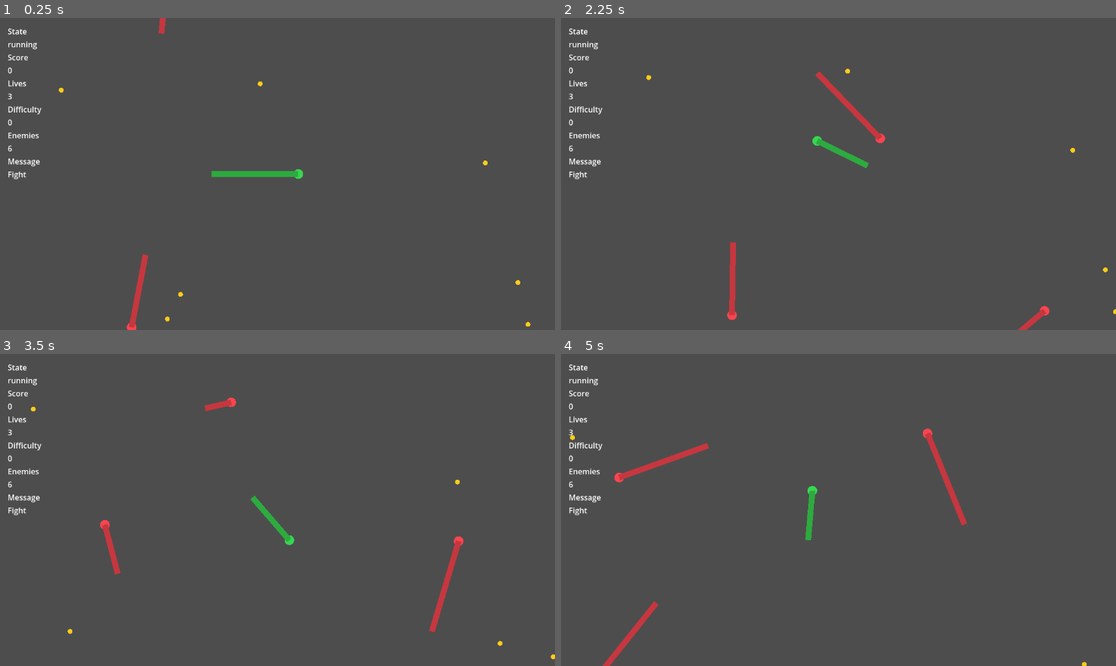
Above: before the commit, frames 1-4 (two rows, left to right).
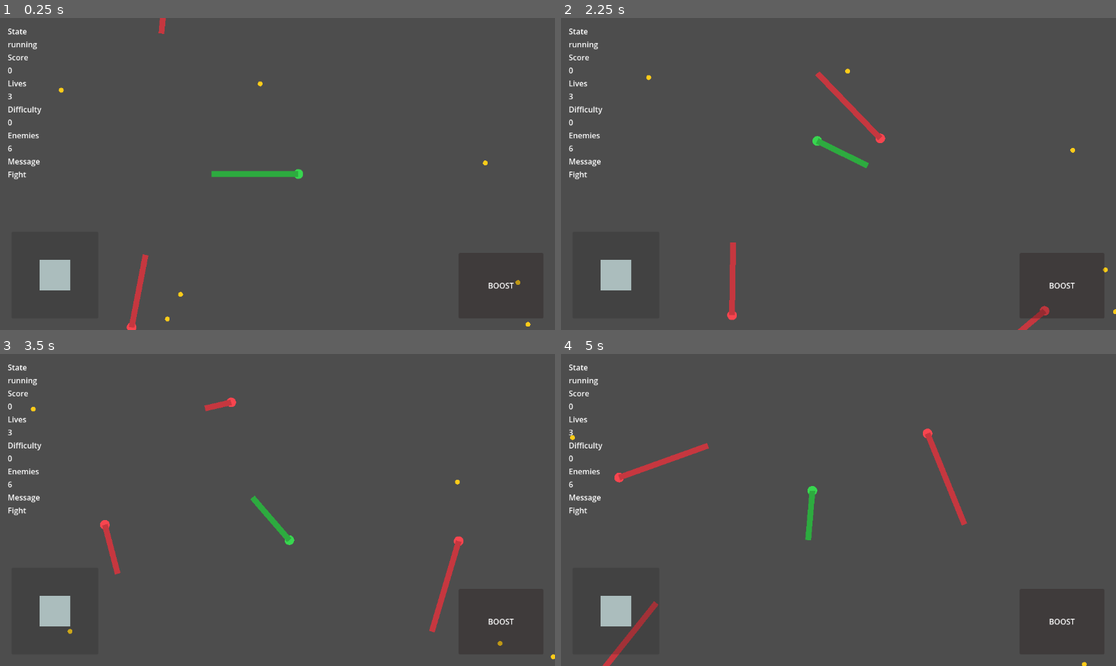
Above: after the commit, the same moments.

Repository: Jlu-waterbrother/snake_combat
Game: Godot game, scene res://scenes/main/main.tscn
Two runs of this game, one before a commit and one after it. Both use one fixed random seed, a clock stepped at 60 frames per second and the inputs below.
Inputs (mouse positions are in pixels of both pictures, inside the frame that each line leads up to):
- Up to frame 1 (0.25 s): no input
- Up to frame 2 (2.25 s): tap Enter at 0.5 s; move the mouse to (960, 158) at 0.52 s; hold D (turn_right) 0.53-1.25 s; hold Shift (boost) 0.53-1.25 s; click (960, 158) at 0.67 s; drag from (727, 189) to (755, 39) at 1.27 s; move the mouse to (894, 105) at 2.02 s; hold D (turn_right) from 2.03 s (still down); hold Shift (boost) from 2.03 s (still down)
- Up to frame 3 (3.5 s): release D (turn_right) at 2.75 s; release Shift (boost) at 2.75 s; drag from (249, 572) to (177, 647) at 2.77 s
- Up to frame 4 (5 s): move the mouse to (1005, 556) at 3.52 s; hold A (turn_left) 3.53-4.25 s; hold Shift (boost) 3.53-4.25 s; drag from (672, 463) to (649, 372) at 4.27 s

The runs differ from the first frame. In frame 1, 0.6% of the frame differs, in the area x 7-94%, y 77-88%; in frame 2, 0.7%; in frame 3, 0.6%; in frame 4, 0.8%, in the area x 7-93%, y 77-97%.

Commit message:
feat: 增加移动端摇杆与加速触控预留（Round 11）
- 新增虚拟摇杆区域并映射转向输入
- 新增加速触控区域映射 boost 动作
- Main 场景接入 MobileControls，触屏设备自动启用

Co-authored-by: Copilot <223556219+Copilot@users.noreply.github.com>

Diff:
--- a/scenes/main/main.tscn
+++ b/scenes/main/main.tscn
@@ -1,8 +1,9 @@
-[gd_scene load_steps=4 format=3]
+[gd_scene load_steps=5 format=3]
 
 [ext_resource type="Script" path="res://scripts/main/main.gd" id="1"]
 [ext_resource type="PackedScene" path="res://scenes/world/world.tscn" id="2"]
 [ext_resource type="PackedScene" path="res://scenes/ui/hud.tscn" id="3"]
+[ext_resource type="PackedScene" path="res://scenes/ui/mobile_controls.tscn" id="4"]
 
 [node name="Main" type="Node"]
 script = ExtResource("1")
@@ -10,3 +11,5 @@
 [node name="World" parent="." instance=ExtResource("2")]
 
 [node name="HUD" parent="." instance=ExtResource("3")]
+
+[node name="MobileControls" parent="." instance=ExtResource("4")]
--- /dev/null
+++ b/scenes/ui/mobile_controls.tscn
@@ -0,0 +1,48 @@
+[gd_scene load_steps=2 format=3]
+
+[ext_resource type="Script" path="res://scripts/ui/mobile_controls.gd" id="1"]
+
+[node name="MobileControls" type="CanvasLayer"]
+script = ExtResource("1")
+layer = 3
+
+[node name="JoystickZone" type="Panel" parent="."]
+anchor_top = 1.0
+anchor_bottom = 1.0
+offset_left = 24.0
+offset_top = -204.0
+offset_right = 204.0
+offset_bottom = -24.0
+self_modulate = Color(1, 1, 1, 0.35)
+
+[node name="Knob" type="ColorRect" parent="JoystickZone"]
+offset_left = 58.0
+offset_top = 58.0
+offset_right = 122.0
+offset_bottom = 122.0
+color = Color(0.85, 0.95, 0.95, 0.7)
+
+[node name="BoostZone" type="Panel" parent="."]
+anchor_left = 1.0
+anchor_top = 1.0
+anchor_right = 1.0
+anchor_bottom = 1.0
+offset_left = -200.0
+offset_top = -160.0
+offset_right = -24.0
+offset_bottom = -24.0
+self_modulate = Color(1, 0.4, 0.4, 0.45)
+
+[node name="BoostLabel" type="Label" parent="BoostZone"]
+anchors_preset = 8
+anchor_left = 0.5
+anchor_top = 0.5
+anchor_right = 0.5
+anchor_bottom = 0.5
+offset_left = -28.0
+offset_top = -14.0
+offset_right = 28.0
+offset_bottom = 14.0
+text = "BOOST"
+horizontal_alignment = 1
+vertical_alignment = 1
--- /dev/null
+++ b/scripts/ui/mobile_controls.gd
@@ -0,0 +1,101 @@
+extends CanvasLayer
+
+@export var joystick_radius: float = 76.0
+@export var deadzone: float = 0.18
+
+@onready var joystick_zone: Control = $JoystickZone
+@onready var joystick_knob: Control = $JoystickZone/Knob
+@onready var boost_zone: Control = $BoostZone
+
+var _joystick_touch_id: int = -1
+var _boost_touch_id: int = -1
+var _turn_input: float = 0.0
+var _boosting: bool = false
+var _controls_enabled: bool = false
+var _pressed_left: bool = false
+var _pressed_right: bool = false
+var _pressed_boost: bool = false
+
+func _ready() -> void:
+	_controls_enabled = DisplayServer.is_touchscreen_available()
+	visible = _controls_enabled
+	_reset_knob()
+
+func _unhandled_input(event: InputEvent) -> void:
+	if not _controls_enabled:
+		return
+
+	if event is InputEventScreenTouch:
+		_handle_screen_touch(event)
+	elif event is InputEventScreenDrag:
+		_handle_screen_drag(event)
+
+func _physics_process(_delta: float) -> void:
+	if not _controls_enabled:
+		return
+	_apply_actions()
+
+func _handle_screen_touch(event: InputEventScreenTouch) -> void:
+	var touch_position: Vector2 = event.position
+	if event.pressed:
+		if _joystick_touch_id == -1 and joystick_zone.get_global_rect().has_point(touch_position):
+			_joystick_touch_id = event.index
+			_update_joystick(touch_position)
+			return
+
+		if _boost_touch_id == -1 and boost_zone.get_global_rect().has_point(touch_position):
+			_boost_touch_id = event.index
+			_boosting = true
+			return
+		return
+
+	if event.index == _joystick_touch_id:
+		_joystick_touch_id = -1
+		_turn_input = 0.0
+		_reset_knob()
+
+	if event.index == _boost_touch_id:
+		_boost_touch_id = -1
+		_boosting = false
+
+func _handle_screen_drag(event: InputEventScreenDrag) -> void:
+	if event.index == _joystick_touch_id:
+		_update_joystick(event.position)
+
+func _update_joystick(touch_position: Vector2) -> void:
+	var center: Vector2 = joystick_zone.get_global_rect().get_center()
+	var offset: Vector2 = touch_position - center
+	var clamped_offset: Vector2 = offset.limit_length(joystick_radius)
+	_turn_input = clamp(clamped_offset.x / joystick_radius, -1.0, 1.0)
+	joystick_knob.global_position = center + clamped_offset - joystick_knob.size * 0.5
+
+func _reset_knob() -> void:
+	var center: Vector2 = joystick_zone.get_global_rect().get_center()
+	joystick_knob.global_position = center - joystick_knob.size * 0.5
+
+func _apply_actions() -> void:
+	var wants_left: bool = _turn_input < -deadzone
+	var wants_right: bool = _turn_input > deadzone
+	var left_strength: float = abs(_turn_input)
+	var right_strength: float = _turn_input
+
+	if wants_left:
+		Input.action_press("turn_left", left_strength)
+		_pressed_left = true
+	elif _pressed_left:
+		Input.action_release("turn_left")
+		_pressed_left = false
+
+	if wants_right:
+		Input.action_press("turn_right", right_strength)
+		_pressed_right = true
+	elif _pressed_right:
+		Input.action_release("turn_right")
+		_pressed_right = false
+
+	if _boosting:
+		Input.action_press("boost")
+		_pressed_boost = true
+	elif _pressed_boost:
+		Input.action_release("boost")
+		_pressed_boost = false
